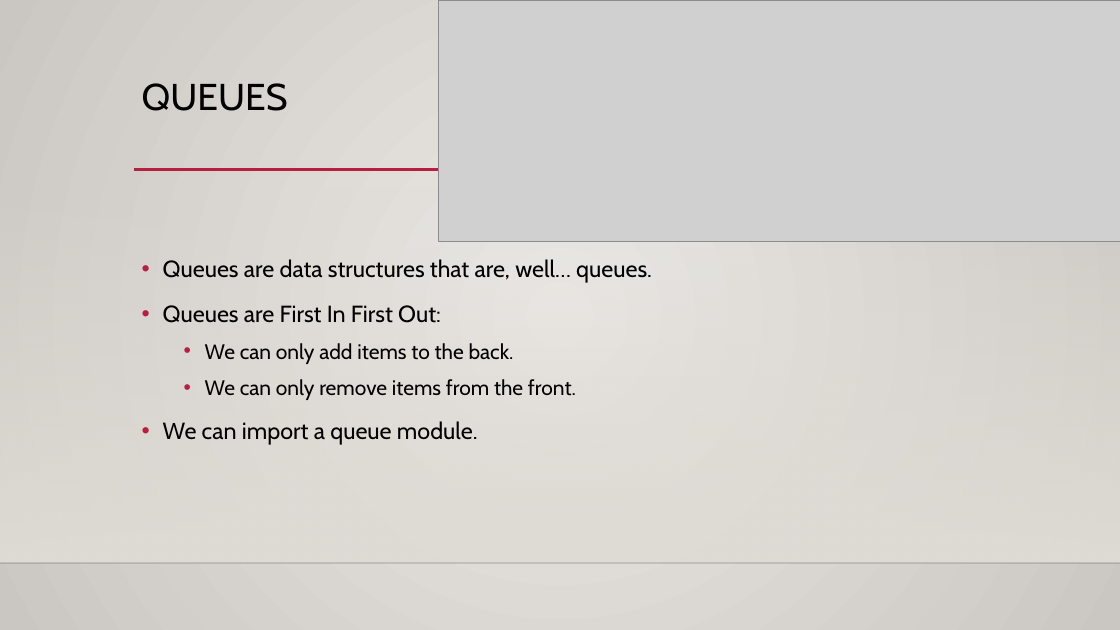
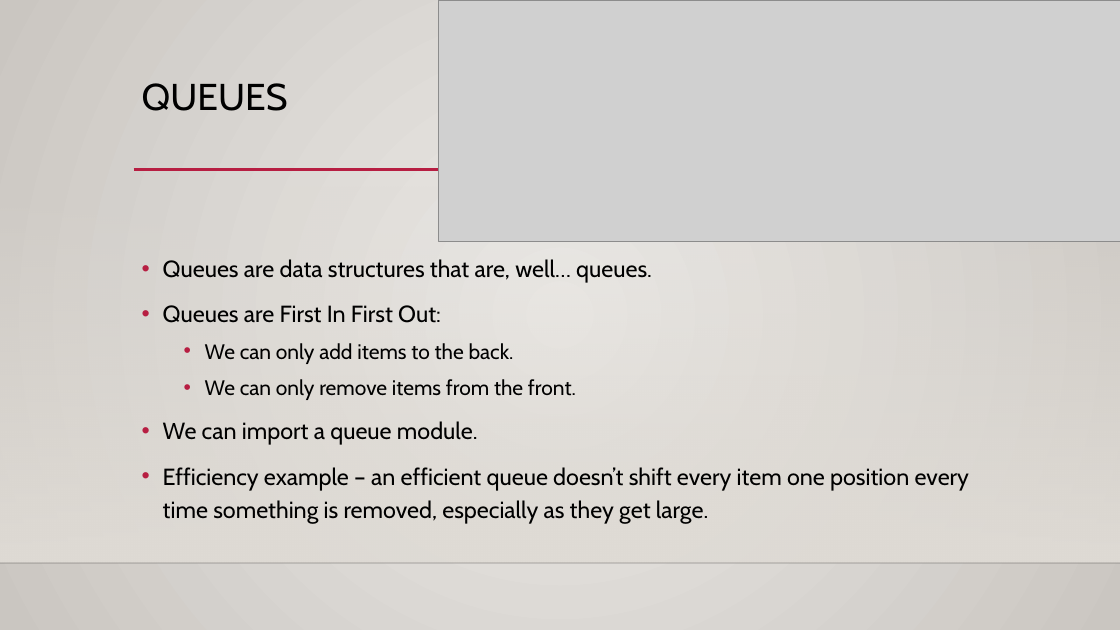
Before and after one commit to AkeemSemperDataScience/Programming_Basics_for_Machine_Learning_Students, a slide deck: slide 23 of reference_material/slides/007_other_data_structures.pptx (slide 12 before the commit). Drawn at 1120x630 pixels with LibreOffice and Linux fonts; fonts in the diff are those of the drawing; grey boxes stand for pictures; background and template pictures are left out. Boxes give left, top, right and bottom in pixels: in the first picture for what was removed or moved away, otherwise in the second. Text is boxed around its words. In the diff, an @@ line names an element or a change of style, - is before the commit and + after.

```diff
--- a/reference_material/slides/007_other_data_structures.pptx
+++ b/reference_material/slides/007_other_data_structures.pptx
@@ text at [163,467,969,524]: paragraph added @@
+• Efficiency example – an efficient queue doesn’t shift every item one position every time something is removed, especially as they get large.
```
Also in this commit, not shown: 7 other slides changed, 13 slides added, 1 slide removed, 5 other files.
